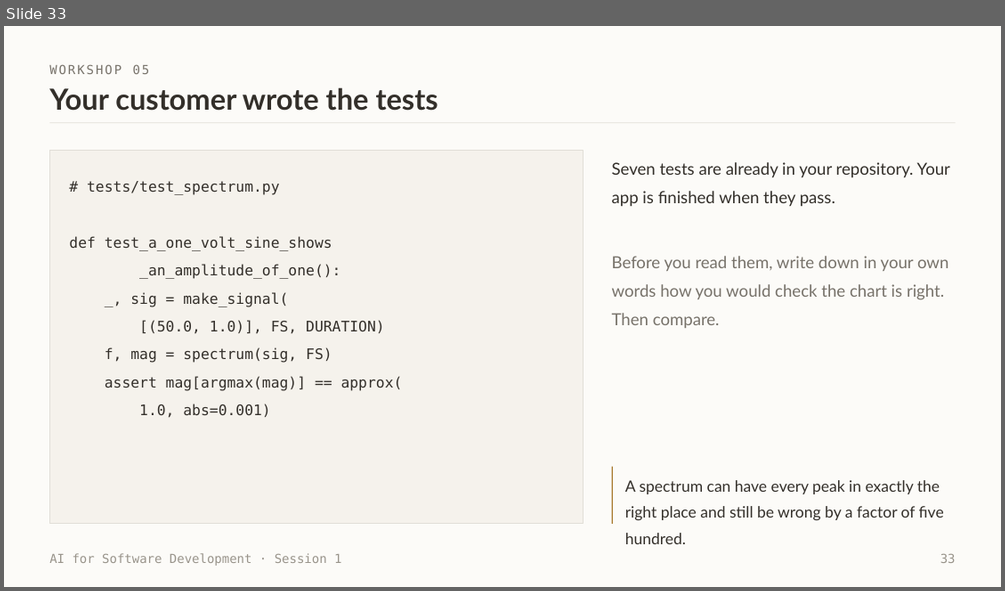
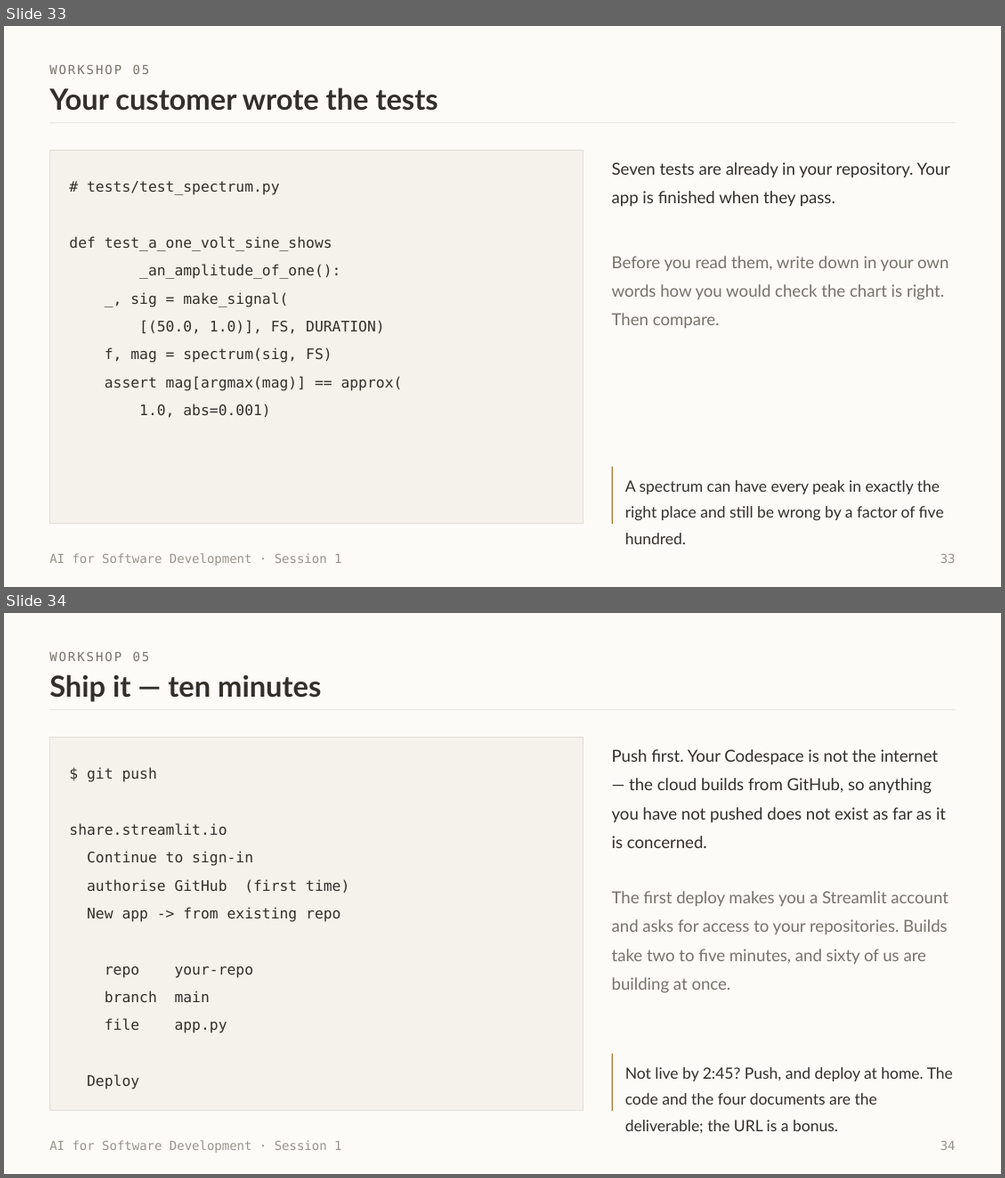
Before and after one commit to witchapong/ai-for-software-dev, a slide deck: slides/Session 1 - Meet Your Agent.pptx. Shown one above the other, each under a label of ours: slide 33 before the commit, slides 33 and 34 after it. The pictures are 1005x591 and 1005x1178 pixels, drawn with LibreOffice and Linux fonts; fonts in the diff are those of the drawing. Boxes give left, top, right and bottom in pixels: in the first picture for what was removed or moved away, otherwise in the second. Text is boxed around its words. In the diff, an @@ line names an element or a change of style, - is before the commit and + after.

```diff
--- a/slides/Session 1 - Meet Your Agent.pptx
+++ b/slides/Session 1 - Meet Your Agent.pptx
@@ slide 34 added at (x1=4, y1=613, x2=1001, y2=1174), background #FCFBF8 @@
@@ text added at (x1=49, y1=651, x2=150, y2=661), 12 pt, text #77726A @@
+WORKSHOP 05
@@ text added at (x1=49, y1=674, x2=321, y2=702), 28 pt, text #332F2A, bold @@
+Ship it — ten minutes
@@ rectangle added at (x1=49, y1=709, x2=955, y2=710), fill #E1DED7 @@
@@ rectangle added at (x1=49, y1=737, x2=582, y2=1111), fill #F5F2EC, outline #E1DED7 0.5 pt @@
@@ text added at (x1=69, y1=767, x2=349, y2=1089), 14 pt, text #332F2A @@
+$ git push
+share.streamlit.io
+Continue to sign-in
+authorise GitHub (first time)
+New app -> from existing repo
+repo your-repo
+branch main
+file app.py
+Deploy
@@ text added at (x1=612, y1=749, x2=946, y2=848), 16 pt, text #332F2A @@
+Push first. Your Codespace is not the internet — the cloud builds from GitHub, so anything you have not pushed does not exist as far as it is concerned.
@@ text added at (x1=612, y1=891, x2=948, y2=993), 16 pt, text #77726A @@
+The first deploy makes you a Streamlit account and asks for access to your repositories. Builds take two to five minutes, and sixty of us are building at once.
@@ rectangle added at (x1=612, y1=1054, x2=613, y2=1111), fill #A87A2E @@
@@ text added at (x1=625, y1=1067, x2=953, y2=1133), 15 pt, text #332F2A @@
+Not live by 2:45? Push, and deploy at home. The code and the four documents are the deliverable; the URL is a bonus.
@@ text added at (x1=49, y1=1140, x2=341, y2=1152), 12 pt, text #99948B @@
+AI for Software Development · Session 1
@@ text added at (x1=940, y1=1141, x2=955, y2=1150), 12 pt, text #99948B @@
+34
```
Also in this commit, not shown: 4 slides changed, 4 other files.
